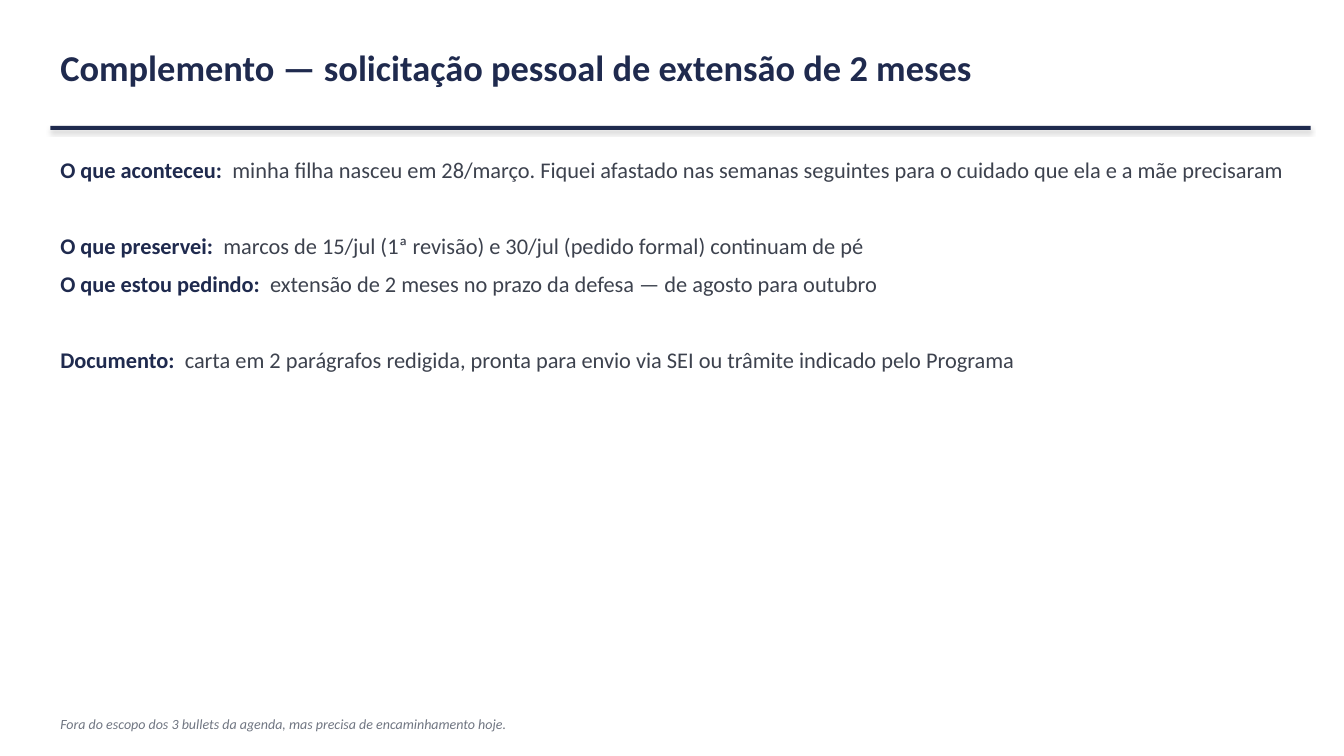
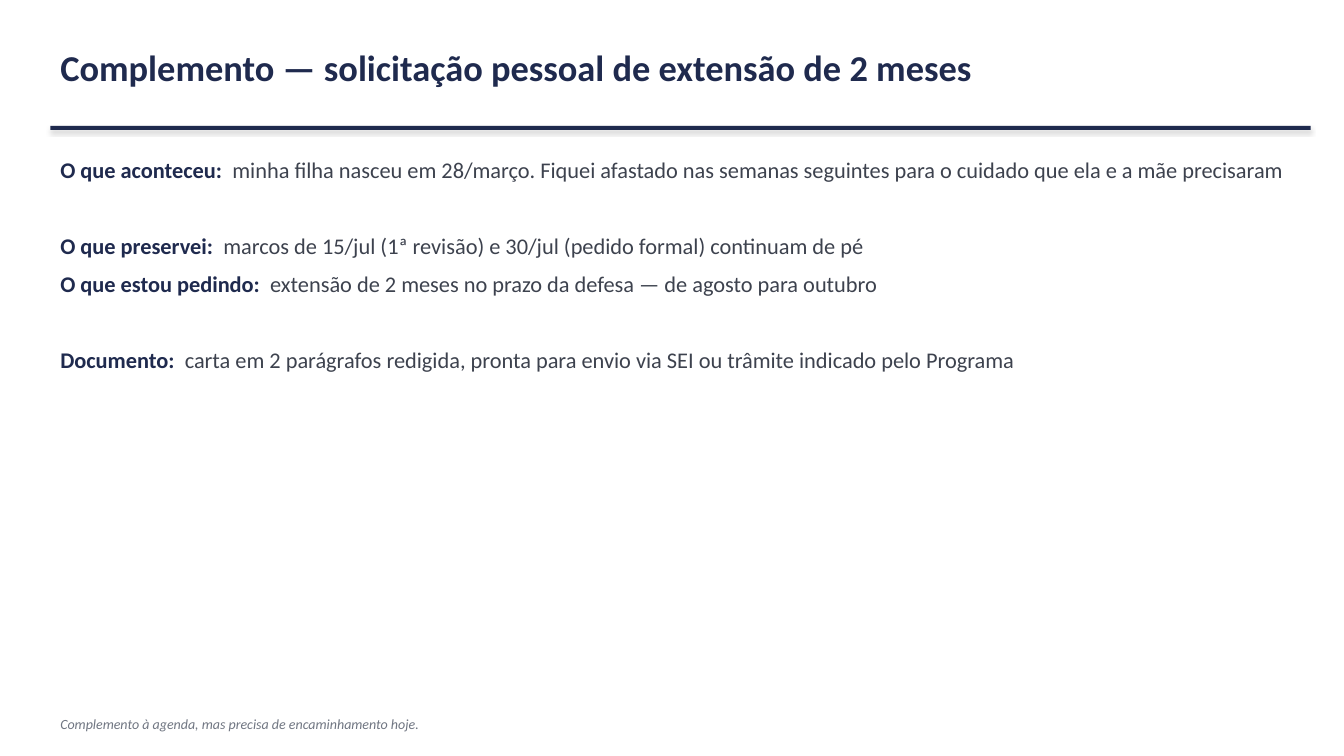
Before and after one commit to marcellozzetti/Facial-Recognition-Models-Mitigating-Bias, a slide deck: slide 14 of docs/ativo/material_reuniao_orientador_2026-07-13.pptx (slide 19 before the commit). Drawn at 1344x756 pixels with LibreOffice and Linux fonts; fonts in the diff are those of the drawing. Boxes give left, top, right and bottom in pixels: in the first picture for what was removed or moved away, otherwise in the second. Text is boxed around its words. In the diff, an @@ line names an element or a change of style, - is before the commit and + after.

```diff
--- a/docs/ativo/material_reuniao_orientador_2026-07-13.pptx
+++ b/docs/ativo/material_reuniao_orientador_2026-07-13.pptx
@@ text at bbox=[60, 719, 419, 732]: text changed @@
-Fora do escopo dos 3 bullets da agenda, mas precisa de encaminhamento hoje.
+Complemento à agenda, mas precisa de encaminhamento hoje.
```
Also in this commit, not shown: 5 other slides changed, 5 slides removed, 4 other files.
